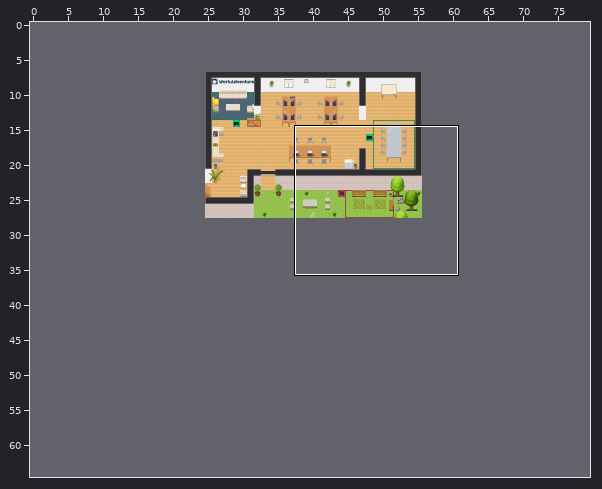
Two versions of a level (Tiled map (JSON), office.tmj). The first picture is a wide view before the edit; the outline marks the close-up.
Close-up. First the earlier version:
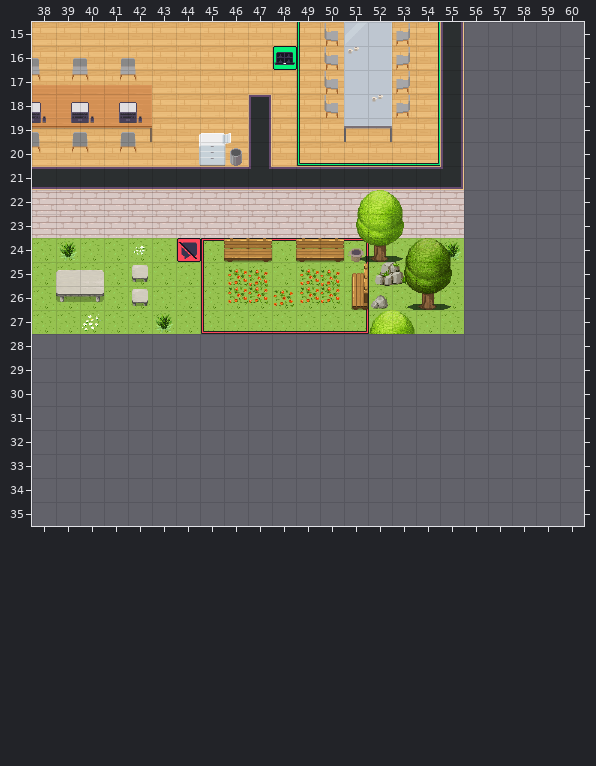
Cells are 32x32 px. Shown: x 38..60, y 15..35. The commit also changed other parts of the map, which this record leaves out. The old version is drawn lined up with the new one.
Once edited:
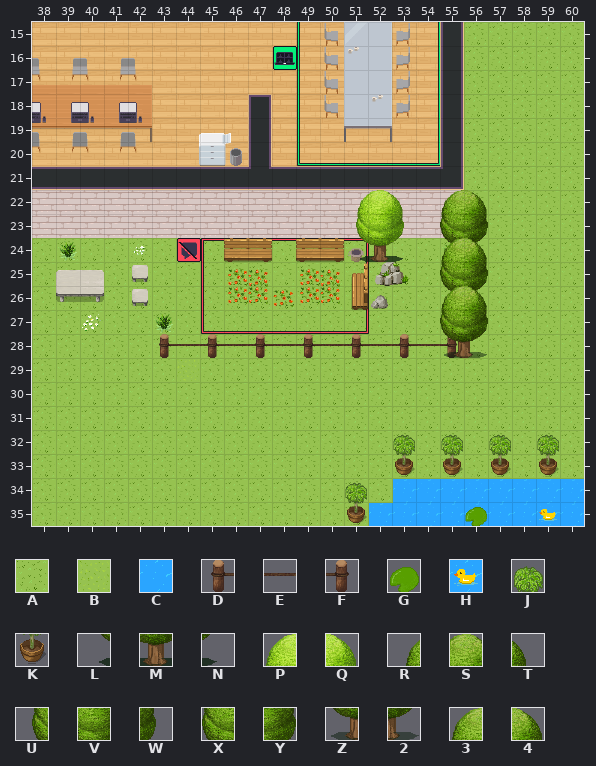
Key: from "Chunk 1": A 6, B 7, C 29, D 93, E 94, F 95, G 116, H 117, J 127, K 130, L 164, M 165, N 166, P 198, Q 199, R 204, S 205, T 206, U 207, V 208, W 209, X 253, Y 254; from "Chunk 2": Z 1, 2 2, 3 12, 4 13.
_ is an empty cell.
Tiles of an added or newly shown layer are drawn over the layers below it.
Edits made:
map size 31x21 -> 80x65 cells (old content now starts at 25,7; both pictures use the new coordinates)
Layer "floor/floor1":
y 15..27: x 56..60 _____ -> AAAAA
y 28: x 38..60 _______________________ -> AAAAAAAAAAAAAAAAAAAAAAA
y 29: x 38..60 _______________________ -> AAAAAABAAAAAAAAAAAAAAAA
y 30..34: x 38..60 _______________________ -> AAAAAAAAAAAAAAAAAAAAAAA
y 35: x 38..58 _____________________ -> AAAAAAAAAAAAAAAAAAAAA; x 60 _ -> A
Layer "floor/floor2":
y 34: x 53..60 ________ -> CCCCCCCC
y 35: x 52..60 _________ -> CCCCCCCCC
Layer "furniture/furniture1":
y 28: x 43..55 _____________ -> DEEEEEEEEEEEF
y 32: x 53 _ -> J; x 55 _ -> J; x 57 _ -> J; x 59 _ -> J
y 33: x 53 _ -> K; x 55 _ -> K; x 57 _ -> K; x 59 _ -> K
y 34: x 51 _ -> J
y 35: x 51 _ -> K
Layer "furniture/furniture4" (added):
y 35: x 56 _ -> G; x 59 _ -> H
Layer "furniture/furniture3":
y 26: x 53..55 LMN -> ___
y 28: x 45 _ -> D; x 47 _ -> D; x 49 _ -> D; x 51 _ -> D; x 53 _ -> D
Layer "above/above1":
y 23: x 55..56 __ -> XY
y 24: x 55..56 __ -> Z2
y 25: x 55..56 __ -> XY
y 26: x 55..56 __ -> Z2
y 27: x 52..53 PQ -> __; x 55..56 __ -> XY
y 28: x 55..56 __ -> Z2
Layer "above/above2":
y 22: x 55..56 __ -> 34
y 24: x 53..56 RST_ -> __34
y 25: x 53..55 UVW -> ___
y 26: x 55..56 __ -> 34
